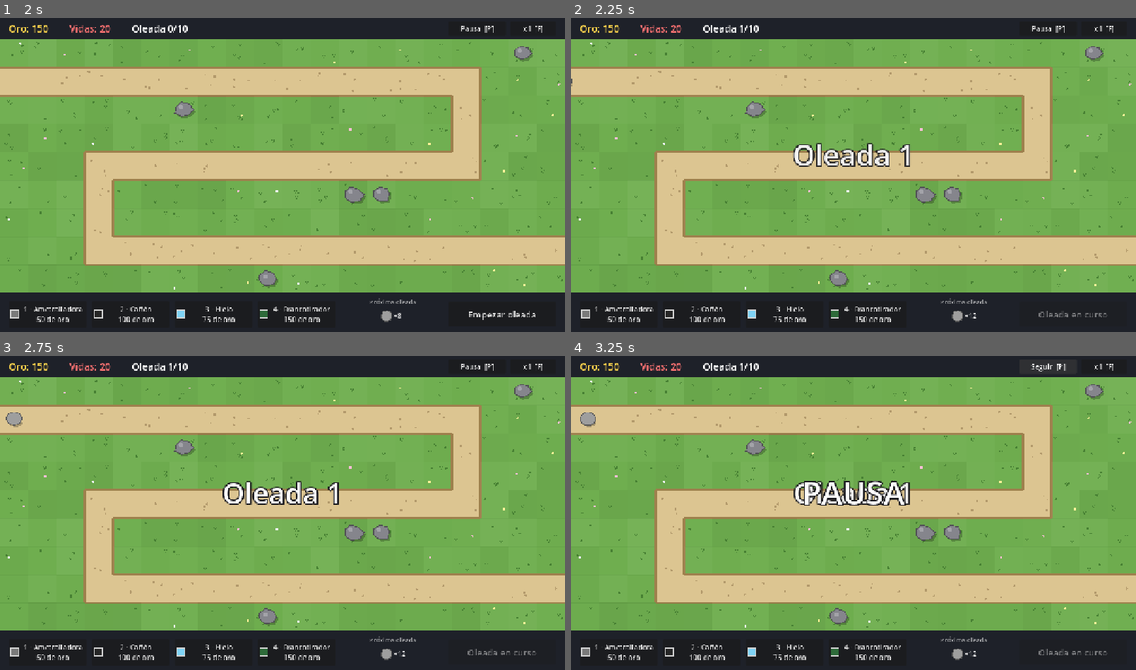
Above: before the commit, frames 1-4 (two rows, left to right).
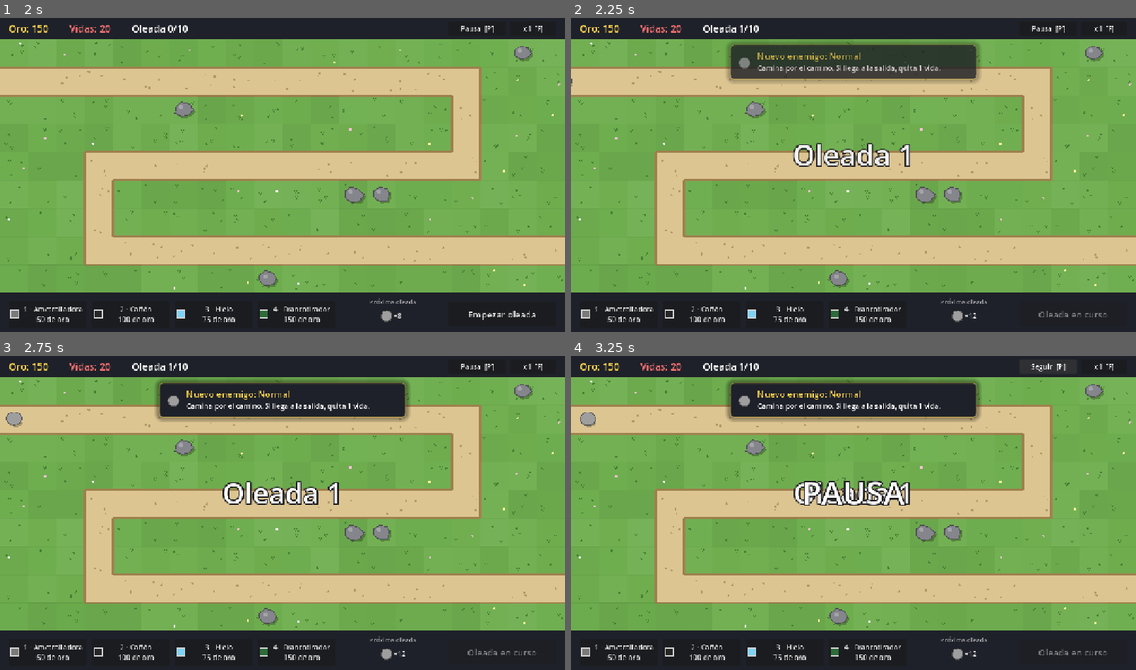
Above: after the commit, the same moments.

Repository: pasaporteN25/MonstersAndCanons
Game: Godot game, scene res://scenes/ui/main_menu.tscn
Two runs of this game, one before a commit and one after it. Both use one fixed random seed, a clock stepped at 60 frames per second and the inputs below.
Inputs:
- Up to frame 1 (2 s): click "Jugar" at 0.5 s; click "Nivel 1 Pradera 10 oleadas ¡J…" at 1.25 s
- Up to frame 2 (2.25 s): click "Empezar oleada" at 2 s
- Up to frame 3 (2.75 s): no input
- Up to frame 4 (3.25 s): click "Pausa [P]" at 2.75 s

Frame 1 is identical in both runs. In frame 2, 5.9% of the frame differs, in the area x 27-73%, y 7-21%; in frame 3, 6.1%; in frame 4, 6.1%.

Commit message:
T68: presentación de enemigos
- tarjeta "Nuevo enemigo" (forma, nombre, qué hace) la primera vez que
  aparece cada tipo en todo el juego; en cola si llegan varios juntos
- SaveManager: "seen_enemies" en el guardado (los archivos viejos siguen
  funcionando); solo se escribe jugando desde el menú (RF-117)
- plan §7.1: formato del guardado actualizado
- tests: una vez por tipo, cola, guardado, nada en disco fuera de campaña

Co-Authored-By: Claude Opus 5.5 <noreply@anthropic.com>

Diff:
--- a/scenes/game/game.gd
+++ b/scenes/game/game.gd
@@ -215,6 +215,12 @@
 	enemy.reached_exit.connect(_on_enemy_reached_exit)
 	enemy.hit.connect(func(e: Enemy, damage: int, blocked: bool) -> void:
 		effects.damage_number(e.global_position, damage, blocked))  # RF-132
+	# RF-134: la primera vez en todo el juego que aparece este tipo, se presenta.
+	if not SaveManager.has_seen_enemy(enemy.data.id):
+		SaveManager.mark_enemy_seen(enemy.data.id)
+		hud.show_enemy_intro(enemy.data)
+		if GameFlow.current_level() != null:
+			SaveManager.save()  # RF-117: solo jugando desde el menú
 
 
 func _on_enemy_died(enemy: Enemy) -> void:
--- a/scenes/game/hud.gd
+++ b/scenes/game/hud.gd
@@ -11,12 +11,17 @@
 signal speed_pressed
 
 const TOWER_BUTTON_SIZE := Vector2(176, 60)
+## RF-134: cuánto se ve la tarjeta de presentación de un enemigo.
+const INTRO_SECONDS: float = 6.0
 
 var _total_waves: int = 0
 ## Las oleadas del nivel: para mostrar la próxima (RF-133) y avisar del Jefe (RF-135).
 var _waves: Array[WaveData] = []
 var _tower_types: Array[TowerData] = []
 var _tower_buttons: Array[Button] = []
+## RF-134: si llegan dos enemigos nuevos juntos, sus tarjetas salen una detrás de otra.
+var _intro_queue: Array[EnemyData] = []
+var _intro_busy: bool = false
 ## -1 = todavía no se mostró ningún valor (para no animar el primero).
 var _last_gold: int = -1
 var _last_lives: int = -1
@@ -30,6 +35,10 @@
 @onready var _boss_line: Label = %BossLine
 @onready var _next_wave: Control = %NextWave
 @onready var _next_wave_icons: HFlowContainer = %NextWaveIcons
+@onready var _intro: Control = %EnemyIntro
+@onready var _intro_icon_slot: Control = %IntroIconSlot
+@onready var _intro_name: Label = %IntroName
+@onready var _intro_text: Label = %IntroText
 ## Panel de la torre seleccionada (RF-70). Game lo conecta con BuildController.
 @onready var tower_panel: TowerPanel = %TowerPanel
 @onready var _pause_button: Button = %PauseButton
@@ -72,6 +81,34 @@
 	var counts: Dictionary = wave.enemy_counts()
 	for enemy: EnemyData in counts:
 		_next_wave_icons.add_child(EnemyIcon.new().setup(enemy, counts[enemy]))
+
+
+## RF-134: tarjeta "Nuevo enemigo" con su forma, nombre y qué hace.
+func show_enemy_intro(enemy: EnemyData) -> void:
+	_intro_queue.append(enemy)
+	if not _intro_busy:
+		_show_next_intro()
+
+
+func _show_next_intro() -> void:
+	if _intro_queue.is_empty():
+		_intro_busy = false
+		_intro.visible = false
+		return
+	_intro_busy = true
+	var enemy: EnemyData = _intro_queue.pop_front()
+	for child: Node in _intro_icon_slot.get_children():
+		child.queue_free()
+	_intro_icon_slot.add_child(EnemyIcon.new().setup(enemy))
+	_intro_name.text = "Nuevo enemigo: %s" % enemy.display_name
+	_intro_text.text = enemy.description
+	_intro.visible = true
+	_intro.modulate.a = 0.0
+	var tween: Tween = create_tween()
+	tween.tween_property(_intro, "modulate:a", 1.0, 0.25)
+	tween.tween_interval(INTRO_SECONDS)
+	tween.tween_property(_intro, "modulate:a", 0.0, 0.4)
+	tween.finished.connect(_show_next_intro)
 
 
 ## RF-135: el primer enemigo peligroso de la oleada, o null si no trae ninguno.
--- a/scenes/game/hud.tscn
+++ b/scenes/game/hud.tscn
@@ -2,6 +2,7 @@
 
 [ext_resource type="Script" path="res://scenes/game/hud.gd" id="1_hud"]
 [ext_resource type="PackedScene" path="res://scenes/ui/tower_panel.tscn" id="2_panel"]
+[ext_resource type="StyleBox" path="res://assets/ui/panel_style.tres" id="3_style"]
 
 [node name="HUD" type="CanvasLayer"]
 script = ExtResource("1_hud")
@@ -154,3 +155,54 @@
 text = "PAUSA"
 horizontal_alignment = 1
 vertical_alignment = 1
+
+[node name="EnemyIntro" type="PanelContainer" parent="."]
+unique_name_in_owner = true
+visible = false
+modulate = Color(1, 1, 1, 0)
+offset_left = 360.0
+offset_top = 60.0
+offset_right = 920.0
+offset_bottom = 140.0
+mouse_filter = 2
+theme_override_styles/panel = ExtResource("3_style")
+
+[node name="Margin" type="MarginContainer" parent="EnemyIntro"]
+layout_mode = 2
+mouse_filter = 2
+theme_override_constants/margin_left = 14
+theme_override_constants/margin_top = 10
+theme_override_constants/margin_right = 16
+theme_override_constants/margin_bottom = 10
+
+[node name="Row" type="HBoxContainer" parent="EnemyIntro/Margin"]
+layout_mode = 2
+mouse_filter = 2
+theme_override_constants/separation = 12
+
+[node name="IntroIconSlot" type="CenterContainer" parent="EnemyIntro/Margin/Row"]
+unique_name_in_owner = true
+custom_minimum_size = Vector2(34, 0)
+layout_mode = 2
+mouse_filter = 2
+
+[node name="Texts" type="VBoxContainer" parent="EnemyIntro/Margin/Row"]
+layout_mode = 2
+size_flags_horizontal = 3
+mouse_filter = 2
+theme_override_constants/separation = 2
+
+[node name="IntroName" type="Label" parent="EnemyIntro/Margin/Row/Texts"]
+unique_name_in_owner = true
+layout_mode = 2
+theme_override_colors/font_color = Color(1, 0.84, 0.3, 1)
+theme_override_font_sizes/font_size = 20
+text = "Nuevo enemigo"
+
+[node name="IntroText" type="Label" parent="EnemyIntro/Margin/Row/Texts"]
+unique_name_in_owner = true
+custom_minimum_size = Vector2(460, 0)
+layout_mode = 2
+theme_override_font_sizes/font_size = 16
+text = "Descripción"
+autowrap_mode = 3
--- a/scripts/autoload/save_manager.gd
+++ b/scripts/autoload/save_manager.gd
@@ -16,6 +16,8 @@
 
 var _levels: Dictionary = {}    # { "level_01": {"unlocked": bool, "completed": bool, "best_lives": int} }
 var _settings: Dictionary = {}
+## RF-134: enemigos ya presentados al jugador (sus id), para no repetir la tarjeta.
+var _seen_enemies: Array[String] = []
 
 
 func _ready() -> void:
@@ -27,6 +29,7 @@
 func load_save() -> void:
 	_levels = {}
 	_settings = DEFAULT_SETTINGS.duplicate()
+	_seen_enemies = []
 	if not FileAccess.file_exists(save_path):
 		return
 	var file := FileAccess.open(save_path, FileAccess.READ)
@@ -41,6 +44,7 @@
 		return
 	_read_levels((parsed as Dictionary).get("levels", {}))
 	_read_settings((parsed as Dictionary).get("settings", {}))
+	_read_seen_enemies((parsed as Dictionary).get("seen_enemies", []))
 
 
 func save() -> bool:
@@ -48,7 +52,8 @@
 	if file == null:
 		push_warning("No se pudo guardar en %s" % save_path)
 		return false
-	var data := {"version": SAVE_VERSION, "levels": _levels, "settings": _settings}
+	var data := {"version": SAVE_VERSION, "levels": _levels, "settings": _settings,
+		"seen_enemies": _seen_enemies}
 	file.store_string(JSON.stringify(data, "  "))
 	return true
 
@@ -83,6 +88,17 @@
 	_levels[String(level_id)] = entry
 
 
+# --- Enemigos ya presentados (RF-134) ---
+
+func has_seen_enemy(enemy_id: StringName) -> bool:
+	return _seen_enemies.has(String(enemy_id))
+
+
+func mark_enemy_seen(enemy_id: StringName) -> void:
+	if not has_seen_enemy(enemy_id):
+		_seen_enemies.append(String(enemy_id))
+
+
 # --- Opciones (RF-113) ---
 
 func get_setting(key: String) -> Variant:
@@ -114,6 +130,14 @@
 		}
 
 
+func _read_seen_enemies(raw: Variant) -> void:
+	if not raw is Array:
+		return
+	for id: Variant in raw:
+		if id is String and not _seen_enemies.has(id):
+			_seen_enemies.append(id)
+
+
 func _read_settings(raw: Variant) -> void:
 	if not raw is Dictionary:
 		return
--- a/tests/test_enemy_warnings.gd
+++ b/tests/test_enemy_warnings.gd
@@ -89,3 +89,60 @@
 func test_no_boss_line_in_normal_waves() -> void:
 	game.session.begin_wave()
 	assert_eq((game.hud.get_node("%BossLine") as Label).text, "")
+
+
+# --- RF-134: presentación de enemigos ---
+
+func _spawn(enemy_id: String) -> void:
+	var group := SpawnGroup.new()
+	group.enemy = _enemy(enemy_id)
+	group.count = 1
+	var wave := WaveData.new()
+	wave.groups.append(group)
+	game.spawner.start_wave(wave, 1)
+	simulate(game.spawner, 1, DT)
+
+
+func _intro_label(unique_name: String) -> String:
+	return (game.hud.get_node("%" + unique_name) as Label).text
+
+
+func test_first_appearance_shows_the_card() -> void:
+	_spawn("flyer")
+	assert_true((game.hud.get_node("%EnemyIntro") as Control).visible)
+	assert_eq(_intro_label("IntroName"), "Nuevo enemigo: Volador")
+	assert_eq(_intro_label("IntroText"), _enemy("flyer").description)
+	assert_true(SaveManager.has_seen_enemy(&"flyer"))
+
+
+func test_card_appears_only_once_per_type() -> void:
+	_spawn("flyer")
+	var queued_after_first: int = game.hud._intro_queue.size()
+	_spawn("flyer")
+	assert_eq(game.hud._intro_queue.size(), queued_after_first, "la segunda vez no se encola nada")
+
+
+func test_two_new_enemies_are_shown_one_after_the_other() -> void:
+	_spawn("flyer")
+	_spawn("armored")
+	assert_eq(_intro_label("IntroName"), "Nuevo enemigo: Volador", "primero el que llegó primero")
+	assert_eq(game.hud._intro_queue.size(), 1, "el Blindado espera su turno")
+
+
+func test_seen_enemies_survive_closing_the_game() -> void:
+	SaveManager.mark_enemy_seen(&"boss")
+	SaveManager.save()
+	SaveManager.load_save()
+	assert_true(SaveManager.has_seen_enemy(&"boss"))
+	assert_false(SaveManager.has_seen_enemy(&"tank"))
+
+
+func test_outside_the_campaign_nothing_is_written() -> void:
+	_spawn("tank")
+	assert_false(FileAccess.file_exists(TEST_PATH), "RF-117")
+
+
+func test_in_the_campaign_it_is_saved() -> void:
+	GameFlow.current_index = 0
+	_spawn("tank")
+	assert_true(FileAccess.file_exists(TEST_PATH))
Not shown, changed: specs/02-plan-tecnico.md
Not shown, changed: specs/03-tareas.md
